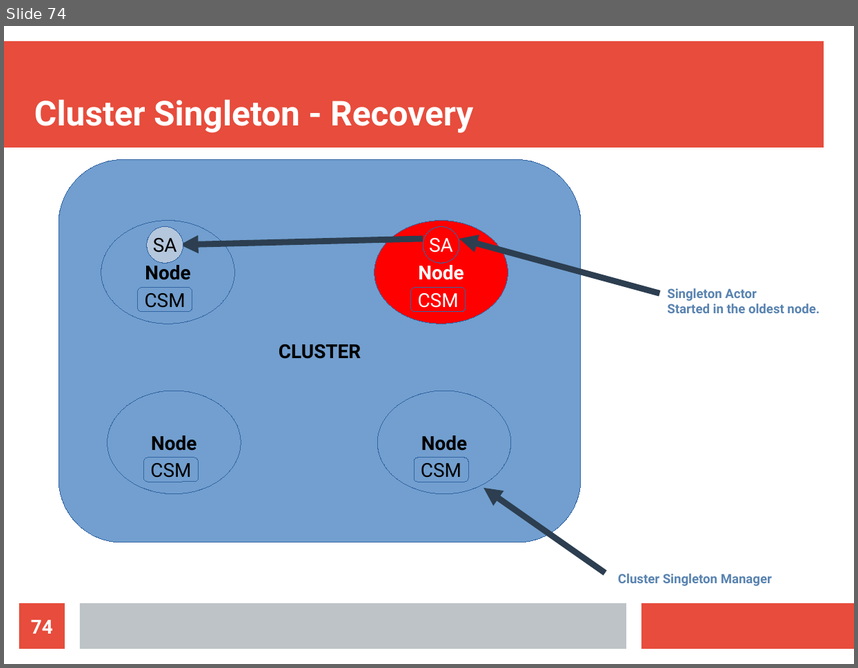
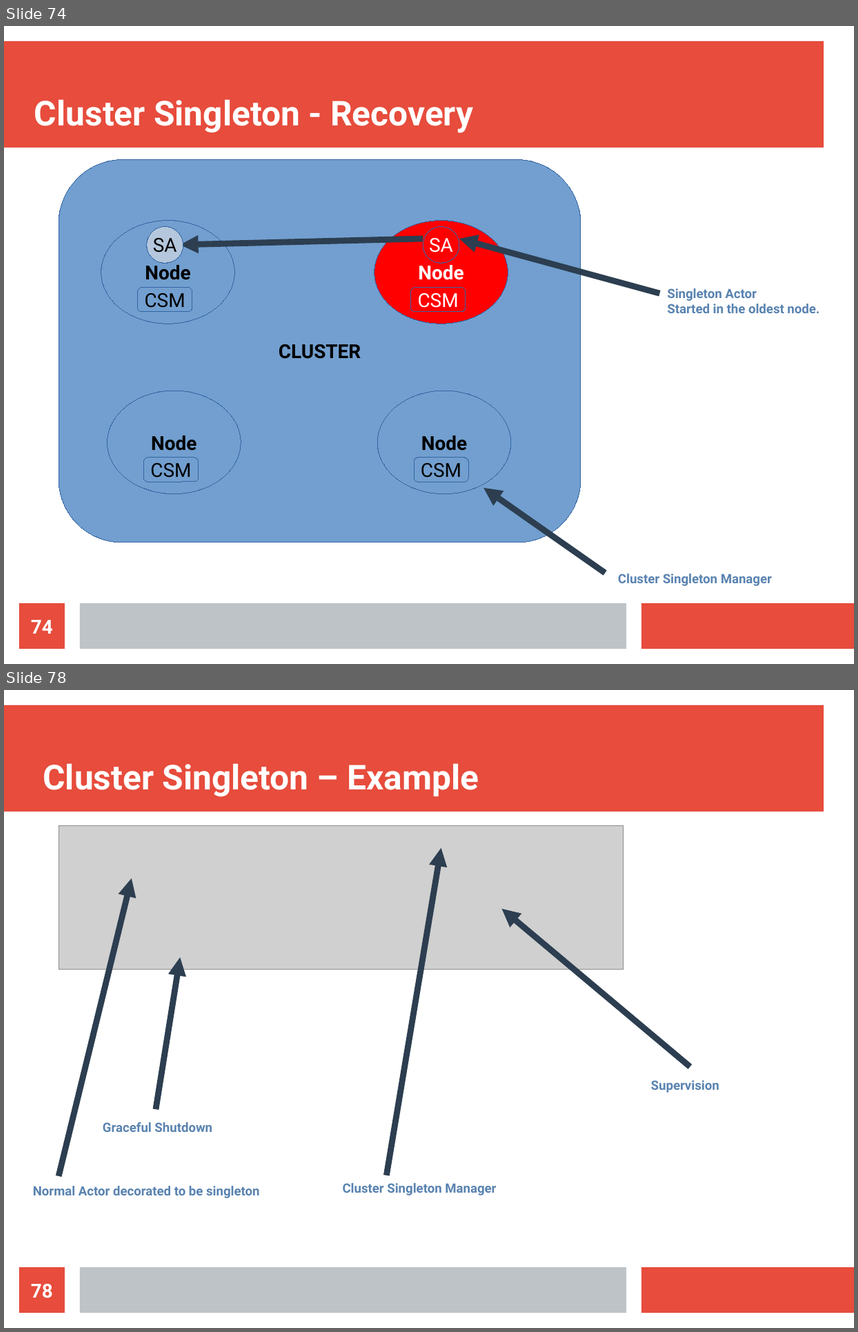
Before and after one commit to bytemania/akka-java-cluster, a slide deck: src/main/resources/res/presentation.odp. Shown one above the other, each under a label of ours: slide 74 before the commit, slides 74 and 78 after it; the slides between them are not shown. The pictures are 858x668 and 858x1332 pixels, drawn with LibreOffice and Linux fonts; fonts in the diff are those of the drawing; grey boxes stand for pictures. Boxes give left, top, right and bottom in pixels: in the first picture for what was removed or moved away, otherwise in the second. Text is boxed around its words. In the diff, an @@ line names an element or a change of style, - is before the commit and + after.

```diff
--- a/src/main/resources/res/presentation.odp
+++ b/src/main/resources/res/presentation.odp
@@ slide 78 added at [4,690,854,1328], background #FFFFFF; not listed: 3 template elements that a slide beside it also shows @@
@@ title added at [43,763,479,797], 32 pt, text #FFFFFF, bold @@
+Cluster Singleton – Example
@@ picture added at [59,826,624,969] @@
@@ arrow added from (387, 1175) to (441, 848), #2C3E50 5.67 pt @@
@@ arrow added from (59, 1176) to (131, 878), #2C3E50 5.67 pt @@
@@ arrow added from (691, 1067) to (502, 908), #2C3E50 5.67 pt @@
@@ arrow added from (156, 1109) to (180, 957), #2C3E50 5.67 pt @@
@@ text added at [651,1080,720,1092], 12 pt, text #5983B0, bold @@
+Supervision
@@ text added at [103,1122,212,1132], 12 pt, text #5983B0, bold @@
+Graceful Shutdown
@@ text added at [33,1185,259,1198], 12 pt, text #5983B0, bold @@
+Normal Actor decorated to be singleton
@@ text added at [343,1183,496,1195], 12 pt, text #5983B0, bold @@
+Cluster Singleton Manager
@@ page number added at [19,1267,65,1312], fill #E74C3C, 18 pt, text #FFFFFF, bold @@
+78
```
Also in this commit, not shown: 1 slide changed, 10 other slides added.
